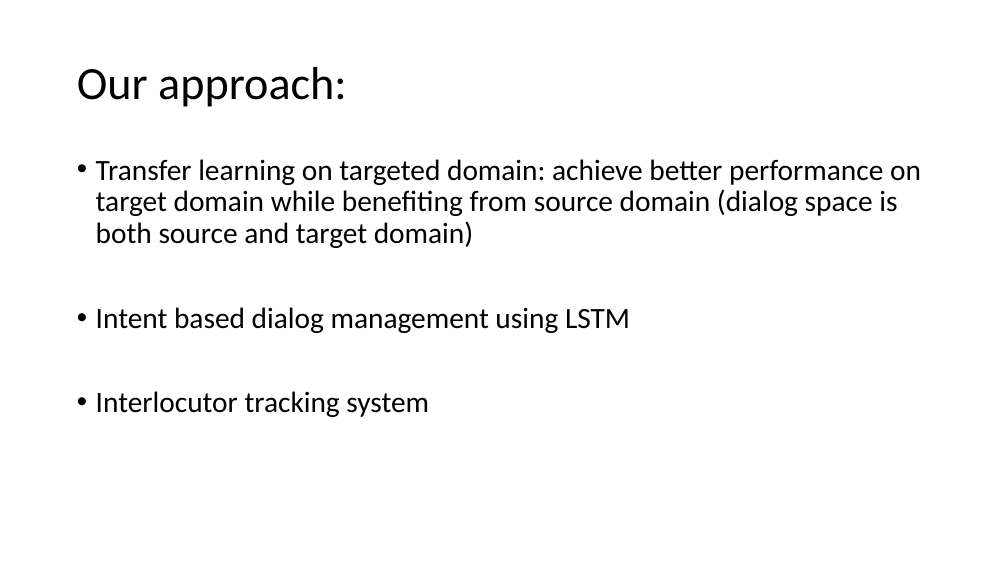
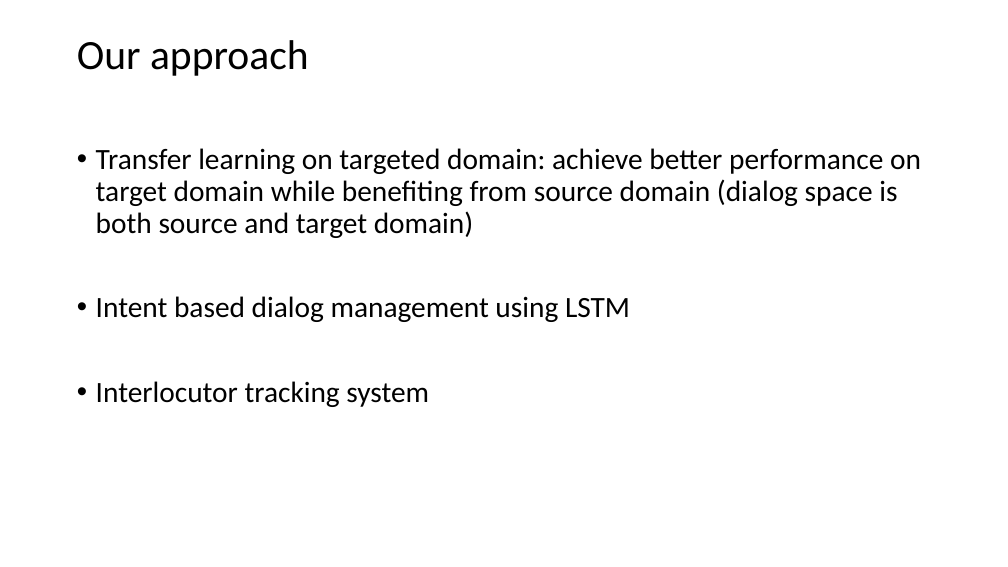
Before and after one commit to GPUPhobia/PaperReview, a slide deck: slide 8 of Proposal.pptx (slide 9 before the commit). Drawn at 1008x567 pixels with LibreOffice and Linux fonts; fonts in the diff are those of the drawing. Boxes give left, top, right and bottom in pixels: in the first picture for what was removed or moved away, otherwise in the second. Text is boxed around its words. In the diff, an @@ line names an element or a change of style, - is before the commit and + after.

```diff
--- a/Proposal.pptx
+++ b/Proposal.pptx
@@ title at <box>77,40,309,76</box>: text changed; size 44 to 39.6 pt @@
-Our approach:
+Our approach
@@ text "Transfer learning on targeted domain: ...": place and size @@
-text "Transfer learning on targeted domain: ..." at <box>96,159,921,417</box>
+text "Transfer learning on targeted domain: ..." at <box>96,148,921,407</box>
```
Also in this commit, not shown: 1 other slide changed, 7 slides added, 6 slides removed.
